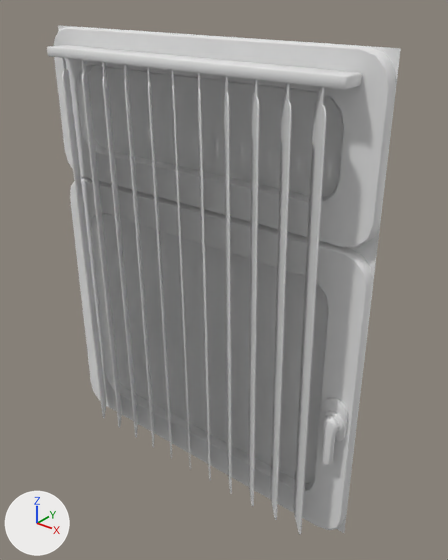
Renders of the FBX model Assets/_/ART/Game/3DModels/Asset_art/3d_Window.fbx from each side of a commit.
One viewpoint serves both versions: a camera (50 mm lens) standing at (0.732, -0.82, 1.484) and looking at (0.054, 0.029, 0.958). Every picture has the same lights, and +X, +Y and +Z are marked at lower left. The first picture is the older version. Where no turn or scale is listed for an object, it has been applied to the vertices.

Names of what the first picture shows: '3d_Window', 'WindowCurtains', 'WindowHandle'.
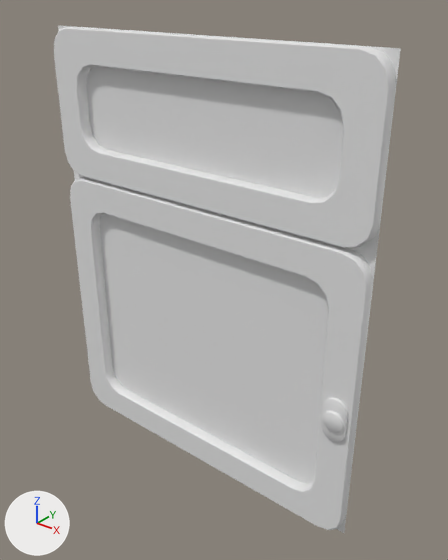
Where the newer file only moved an object's origin or applied its transform, the numbers keep the older frame.

The change, as a diff of the scene's bpy script:
```diff
--- a/Assets/_/ART/Game/3DModels/Asset_art/3d_Window.fbx.py
+++ b/Assets/_/ART/Game/3DModels/Asset_art/3d_Window.fbx.py
@@ ob_windowcurtains @@
-ob_windowcurtains = bpy.data.objects.new('WindowCurtains', me_plane_014)
-ob_windowcurtains.location = (0.0, 0.0, 0.0)
@@ ob_windowhandle @@
-ob_windowhandle = bpy.data.objects.new('WindowHandle', me_circle_008)
-ob_windowhandle.location = (0.331, -0.011, 0.777)
```

Where the change shows, as pixel boxes (x1, y1, x2, y2) in the pictures (448 x 560 px):
'WindowCurtains', deleted
    before: (47, 45, 362, 535)
'WindowHandle', deleted
    before: (321, 415, 339, 466)
